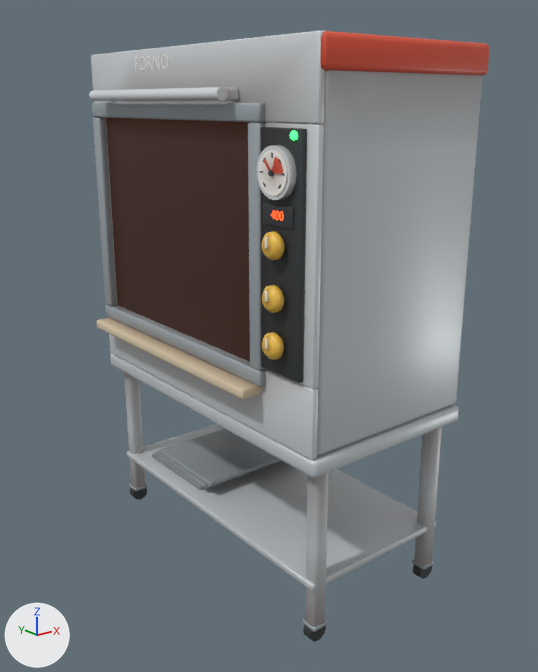
Before and after pictures for a commit that changed the glTF model assets/models/fp-oven-electric.gltf.
Camera for both pictures: a camera (50 mm lens) standing at (-0.098, -2.072, 1.455) and looking at (1.279, -0.35, 0.766). The lights are fixed; the arrows at lower left show +X, +Y and +Z. The first picture is the older version. Vertices at exactly the same position are counted once.

Objects in the first picture: 'model'.
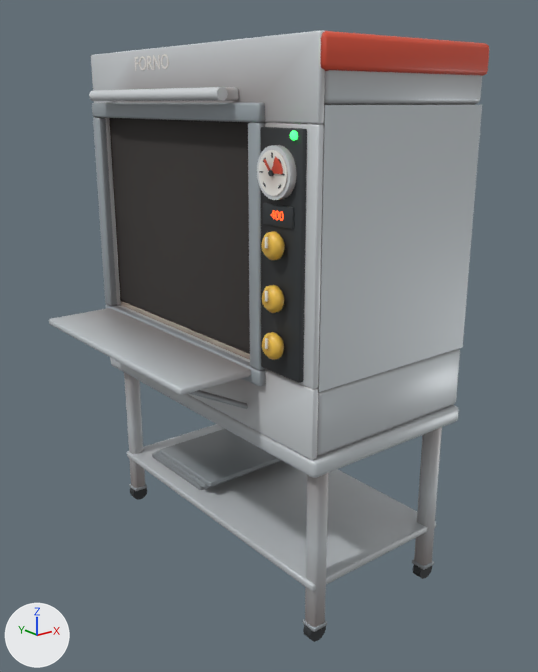
The change, as a diff of the scene's bpy script:
```diff
--- a/assets/models/fp-oven-electric.gltf.py
+++ b/assets/models/fp-oven-electric.gltf.py
@@ mat_deck_stone @@
 n0 = _N.new('ShaderNodeBsdfPrincipled'); n0.name = 'Principled BSDF'
-n0.inputs[2].default_value = 0.8  # 'Roughness'
+n0.inputs[2].default_value = 0.85  # 'Roughness'
 n1 = _N.new('ShaderNodeOutputMaterial'); n1.name = 'Material Output'
@@ mat_deck_stone @@
 n2 = _N.new('ShaderNodeMix'); n2.name = 'Mix'
 n2.inputs[0].default_value = 1.0  # 'Factor'
-n2.inputs[7].default_value = (0.672, 0.565, 0.392, 1.0)  # 'B', beige #d6c6a8
 n3 = _N.new('ShaderNodeVertexColor'); n3.name = 'Color Attribute'
+n4 = _N.new('ShaderNodeTexImage'); n4.name = 'Image Texture'
+n4.image = img_stone_albedo
 _L.new(n0.outputs[0], n1.inputs[0])  # 'BSDF' to 'Surface'
 _L.new(n2.outputs[2], n0.inputs[0])  # 'Result' to 'Base Color'
-_L.new(n3.outputs[0], n2.inputs[6])  # 'Color' to 'A'
+_L.new(n3.outputs[0], n2.inputs[7])  # 'Color' to 'B'
+_L.new(n4.outputs[0], n2.inputs[6])  # 'Color' to 'A'
@@ mat_element @@
+mat_element = bpy.data.materials.new('element')
+# nodes: BsdfPrincipled, Mix, OutputMaterial, VertexColor
+# colours: orange #ff5a1a, orange #ff7a3a, mixed with the vertex colours
@@ mat_oven_steel_in @@
+mat_oven_steel_in = bpy.data.materials.new('oven_steel_in')
+# nodes: BsdfPrincipled, Mix, OutputMaterial, VertexColor
+# colours: dark grey #3b3836, mixed with the vertex colours
@@ me_model @@
-me_model.from_pydata(...)  # 4019 vertices, 7772 faces; spans x 0.97..1.63, y -0.83..0.27, z 0.02..1.61
+me_model.from_pydata(...)  # 4290 vertices, 8260 faces; spans x 0.8..1.63, y -0.83..0.27, z 0.02..1.61
+# me_model part 1: the loose piece of 92 vertices spanning x 0.97..1.04, y -0.62..0.22, z 0.72..0.75 is scaled about its middle by (3.68, 0.953, 0.611), then moved by (-0.09, 0.0, 0.04), in mat_steel
+# me_model part 2: a new loose piece of 45 vertices spanning x 1.06..1.62, y -0.82..0.26, z 0.78..1.45, in mat_steel
+# me_model part 3: a new loose piece of 30 vertices spanning x 1.06..1.58, y -0.64..0.24, z 0.78..0.8, in mat_deck_stone
+# me_model part 4: a new loose piece of 20 vertices spanning x 0.83..1.04, y -0.56..-0.54, z 0.65..0.77, in mat_steel_dark
+# me_model part 5: the loose piece of 110 vertices spanning x 1.04..1.05, y -0.59..0.19, z 0.79..1.41 is deleted
+# me_model part 6
+# 40 vertices are removed from x 1.06..1.62, y -0.82..0.26, z 0.86..1.34
+# 160 faces are deleted
+# 10 vertices in x 1.06..1.62, y -0.82..0.26, z 0.86 move by (0.0, 0.0, -0.09)
+# 10 vertices in x 1.06..1.62, y -0.82..0.26, z 1.34 move by (0.0, 0.0, 0.12)
+# 2 vertices move within x 1.06, y -0.82..0.26, z 1.1
+# 60 vertices are added at x 1.06..1.62, y -0.82..0.26, z 0.77..1.46
+# 10 new vertices lie (0.0, 0.0, 0.16) away from vertices in x 1.06..1.62, y -0.82..0.26, z 0.61
+# 10 new vertices lie (0.0, 0.0, -0.13) away from vertices in x 1.06..1.62, y -0.82..0.26, z 1.59
+# 10 new vertices lie (0.27, 0.0, 0.0) away from vertices in x 1.07, y -0.81..0.25, z 0.78..1.45
+# 228 new faces join them, mat_steel
+# 28 new faces join them, mat_front
+# me_model part 7: 28 kept faces spanning x 1.06..1.62, y -0.82..0.26, z 0.61..1.59 get new texture (UV) coordinates
+# me_model part 8: 2382 kept faces spanning x 0.97..1.62, y -0.83..0.27, z 0.02..1.61 get new vertex colours
+# other edits to the shape of me_model do not show in these pictures
 me_model.materials.append(mat_steel)
@@ me_model @@
 me_model.materials.append(mat_front)
-me_model.materials.append(mat_oven_dark)
 me_model.materials.append(mat_top_band)
@@ me_model @@
 me_model.materials.append(mat_deck_stone)
+me_model.materials.append(mat_element)
@@ ob_chamber @@
+ob_chamber = bpy.data.objects.new('chamber', me_chamber)  # 266 vertices, 528 faces; spans x 1.06..1.58, y -0.64..0.24, z 0.79..1.45
+ob_chamber.location = (0.0, 0.0, 0.0)
```

Pixel boxes (x1, y1, x2, y2) of what changed, in the pictures (538 x 672 px; the box of a moved part takes in the faces that stretch with it):
'model', reshaped (10% wider): before (89, 31, 490, 642); after (49, 31, 490, 642)
'chamber', added: after (109, 118, 250, 354)
part 1 of me_model, moved or reshaped: before (97, 318, 262, 399); after (49, 308, 251, 395)
part 2 of me_model, added: after (318, 105, 482, 392)
part 3 of me_model, added (mostly hidden): after (120, 301, 250, 360)
part 4 of me_model, added: after (189, 390, 248, 409)
part 5 of me_model, deleted (brown): before (106, 118, 250, 362)
part 6 of me_model, reshaped: (314, 70, 482, 453) in both
part 7 of me_model, surface changed: before (371, 73, 481, 403); after (390, 73, 481, 403)
part 8 of me_model, edited (looks the same): (91, 39, 484, 639) in both
